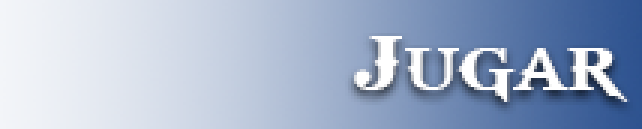
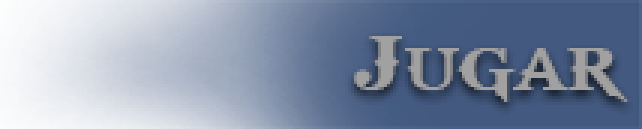
Two versions of the same layered image (642×129). Layer-by-layer changes:
painted on "Jugar" over [354, 36, 630, 102]
painted on "NoHovor" over [0, 0, 642, 129]
